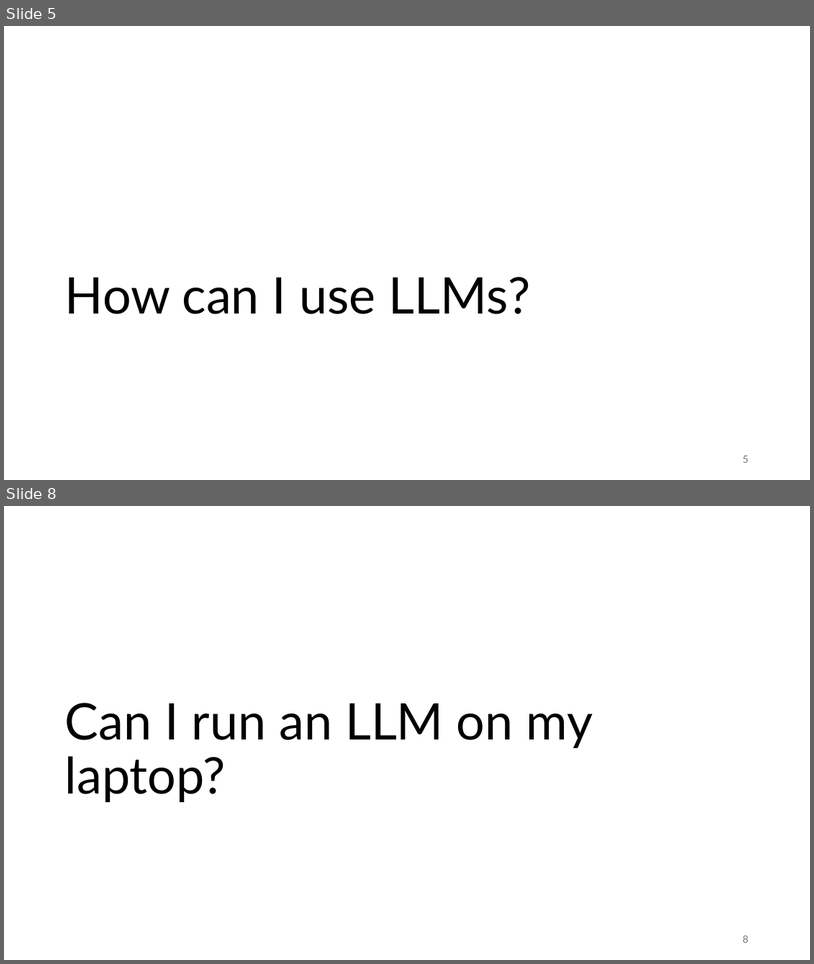
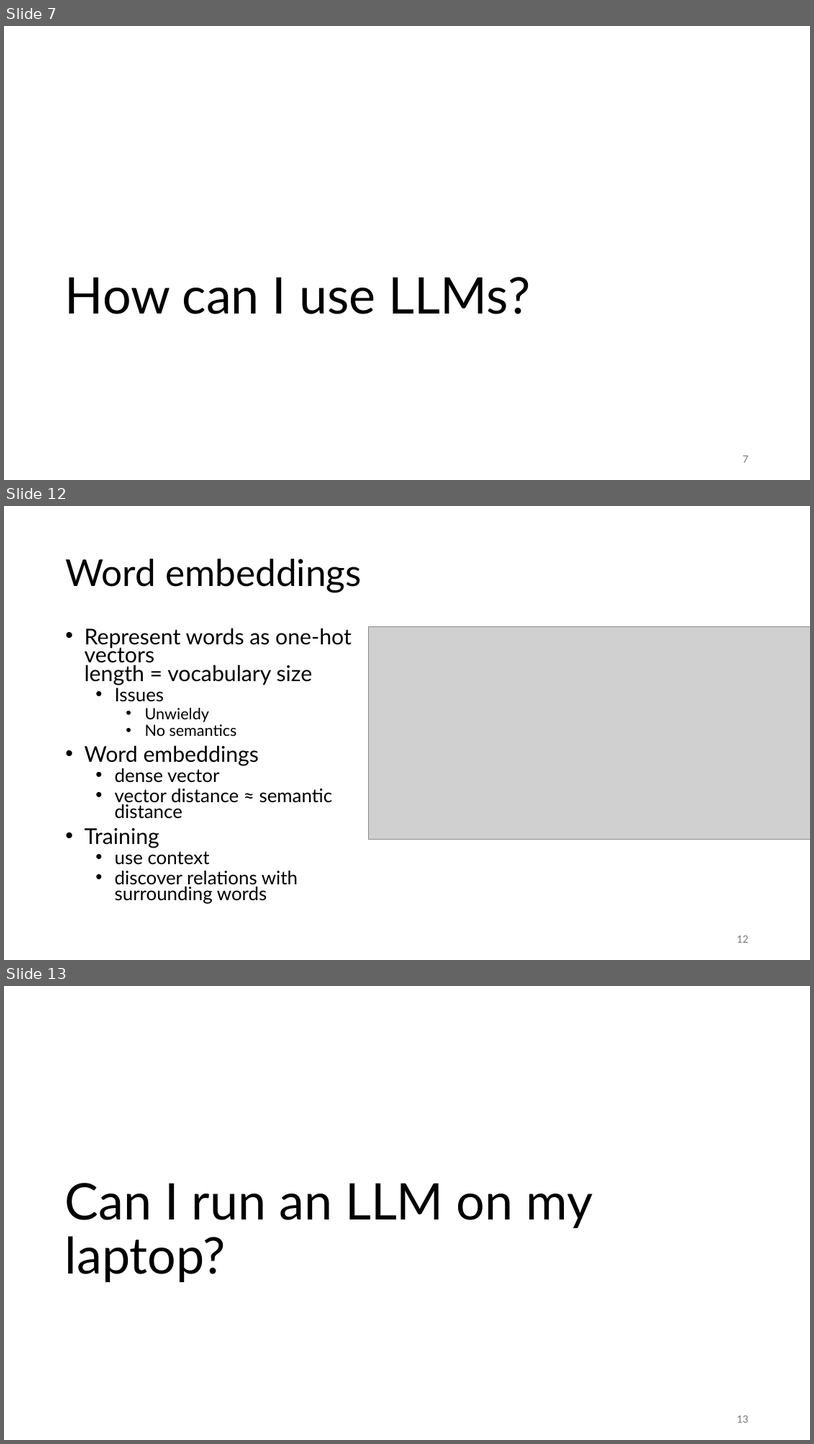
Before and after one commit to gjbex/Deploying-LLMs-locally, a slide deck: local_LLMs.pptx. Shown one above the other, each under a label of ours: slides 5 and 8 before the commit, slides 7, 12 and 13 after it; the slides between them are not shown. The pictures are 814x964 and 814x1444 pixels, drawn with LibreOffice and Linux fonts; fonts in the diff are those of the drawing; grey boxes stand for pictures. Boxes give left, top, right and bottom in pixels: in the first picture for what was removed or moved away, otherwise in the second. Text is boxed around its words. In the diff, an @@ line names an element or a change of style, - is before the commit and + after.

```diff
--- a/local_LLMs.pptx
+++ b/local_LLMs.pptx
@@ slide 12 added at [4,506,810,960], background #FFFFFF @@
@@ title added at [65,559,361,592], 44 pt, text #000000 @@
+Word embeddings
@@ text added at [85,628,352,903], 22.2 pt, text #000000 @@
+• Represent words as one-hot vectors
+  length = vocabulary size
+  • Issues
+    • Unwieldy
+    • No semantics
+• Word embeddings
+  • dense vector
+  • vector distance ≈ semantic distance
+• Training
+  • use context
+  • discover relations with surrounding words
@@ picture added at [368,627,810,839] @@
@@ page number added at [737,935,748,942], 12 pt, text #797979 @@
+12
@@ what was slide 5 is now slide 7 @@
@@ page number at [743,455,748,462]: text changed @@
-5
+7
@@ what was slide 8 is now slide 13 @@
@@ page number at [737,1415,748,1422]: text changed @@
-8
+13
```
Also in this commit, not shown: 2 slides changed, 7 other slides added, 1 slide removed.
